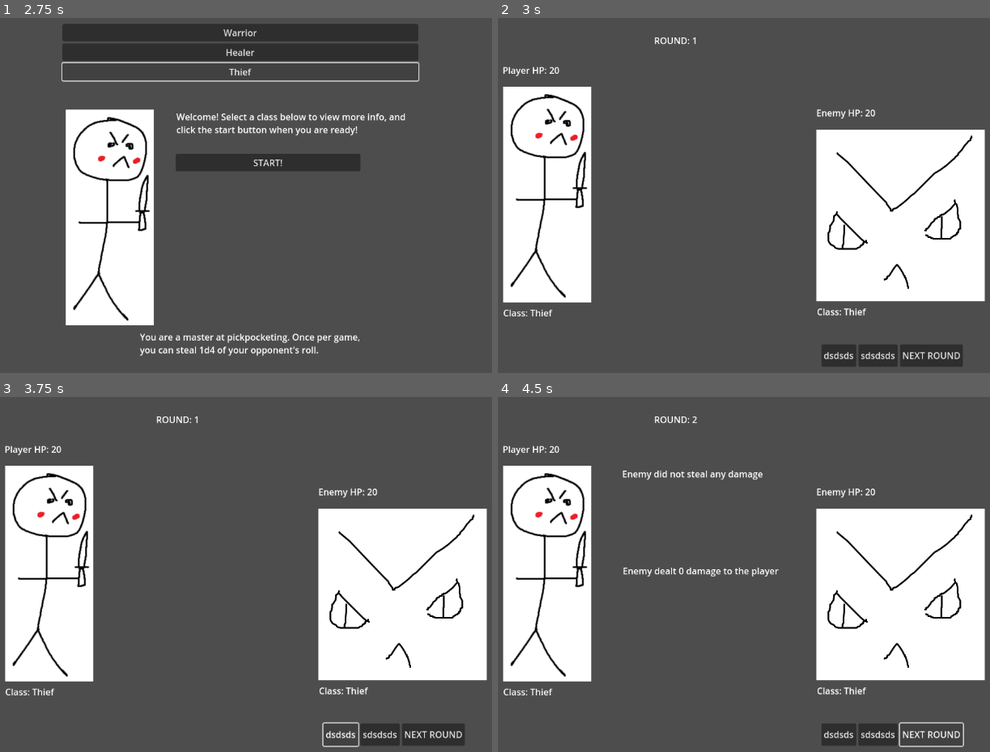
Above: before the commit, frames 1-4 (two rows, left to right).
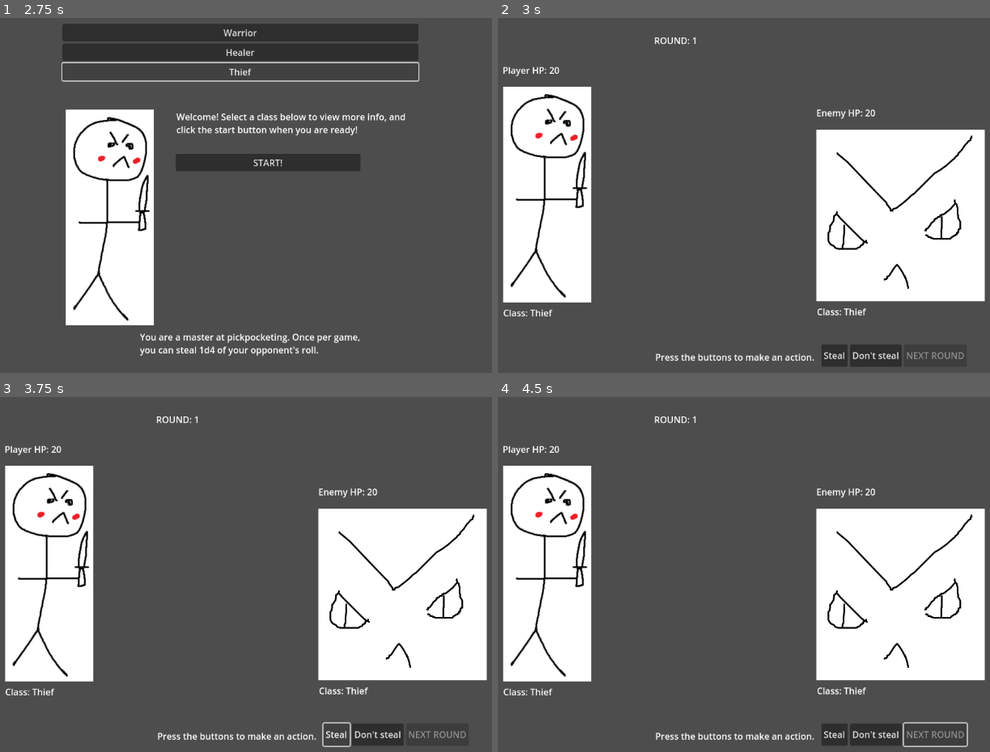
Above: after the commit, the same moments.

Repository: Frisaf/brawl_visual
Game: Godot game, scene res://Scenes/character_choice.tscn
The game is run twice, just before and just after one commit, with the same random seed, the same clock (stepped at 60 frames per second) and the same inputs.
Inputs (mouse positions are in pixels of both pictures, inside the frame that each line leads up to):
- Up to frame 1 (2.75 s): click "Warrior" at 0.5 s; click "Healer" at 1.25 s; click "Thief" at 2 s
- Up to frame 2 (3 s): click "START!" at 2.75 s
- Up to frame 3 (3.75 s): click "dsdsds" (after the commit: "Steal") at 3.5 s
- Up to frame 4 (4.5 s): click (930, 734) at 4.25 s, where only the run before the commit has a clickable "NEXT ROUND"

Frame 1 is identical in both runs. In frame 2, 0.8% of the frame differs, in the area x 32-95%, y 92-99%; in frame 3, 0.8%; in frame 4, 1.5%, in the area x 25-96%, y 5-99%.

Commit message:
choice buttons are responsive to class

Diff:
--- a/Scenes/game.tscn
+++ b/Scenes/game.tscn
@@ -4,8 +4,12 @@
 [ext_resource type="Texture2D" uid="uid://do5fu0nubqs27" path="res://Resources/Demo Character.png" id="2_3dryh"]
 [ext_resource type="Texture2D" uid="uid://brdiuwmrgn2fv" path="res://Resources/Demo Enemy.png" id="3_wowpa"]
 
-[node name="Game" type="Node2D"]
+[node name="Game" type="Node2D" node_paths=PackedStringArray("round_indicator", "choice_yes", "choice_no", "next_round_button")]
 script = ExtResource("1_wrm1d")
+round_indicator = NodePath("RoundIndicator")
+choice_yes = NodePath("ButtonContainer/ChoiceYes")
+choice_no = NodePath("ButtonContainer/ChoiceNo")
+next_round_button = NodePath("ButtonContainer/NextRoundButton")
 
 [node name="DemoCharacter" type="Sprite2D" parent="."]
 position = Vector2(169, 317)
@@ -81,4 +85,14 @@
 tooltip_text = "Initiate the next round"
 text = "NEXT ROUND"
 
+[node name="RichTextLabel" type="RichTextLabel" parent="."]
+offset_left = 357.0
+offset_top = 587.0
+offset_right = 649.0
+offset_bottom = 627.0
+text = "Press the buttons to make an action."
+horizontal_alignment = 1
+vertical_alignment = 1
+
+[connection signal="pressed" from="ButtonContainer/ChoiceYes" to="." method="_on_choice_yes_pressed"]
 [connection signal="pressed" from="ButtonContainer/NextRoundButton" to="." method="_on_attack_button_pressed"]
--- a/Scripts/game.gd
+++ b/Scripts/game.gd
@@ -1,14 +1,16 @@
 extends Node2D
 
-@onready var round_indicator: RichTextLabel = $RoundIndicator
+@export var round_indicator: RichTextLabel
+@export var choice_yes: Button
+@export var choice_no: Button
+@export var next_round_button: Button
+
 @onready var player_class_label: RichTextLabel = $PlayerClass
 @onready var enemy_class_label: RichTextLabel = $EnemyClass
 @onready var player_hp_label: RichTextLabel = $PlayerHP
 @onready var enemy_hp_label: RichTextLabel = $EnemyHP
 @onready var info_message: RichTextLabel = $InfoMessage
 @onready var attack_info: RichTextLabel = $AttackInfo
-@onready var choice_yes: Button = $HBoxContainer/ChoiceYes
-@onready var choice_no: Button = $HBoxContainer/ChoiceNo
 
 const CLASSES = ["Warrior", "Healer", "Thief"]
 
@@ -31,11 +33,27 @@
 	enemy_class_label.append_text(enemy_class)
 	player_hp_label.append_text(str(player_hp))
 	enemy_hp_label.append_text(str(enemy_hp))
+	next_round_button.disabled = true
+
+	if player_class == "Warrior":
+		choice_yes.text = "Block"
+		choice_no.text = "Don't block"
+
+	elif player_class == "Healer":
+		choice_yes.text = "Heal"
+		choice_no.text = "Don't heal"
+
+	elif player_class == "Thief":
+		choice_yes.text = "Steal"
+		choice_no.text = "Don't steal"
+
+func _on_choice_yes_pressed() -> void:
+	pass # Replace with function body.
 
 func player_action(choice):
 	if player_class == "Warrior" and player_blocked == false and choice == 1:
-		choice_yes.set_text("Block")
-		choice_no.set_text("Don't block") # Something needs fixing here for it to work
+		choice_yes.text = "Block"
+		choice_no.text = "Don't block"
 
 func enemy_counteraction(choice):
 	if enemy_class == "Warrior" and enemy_blocked == false and choice == 1:
